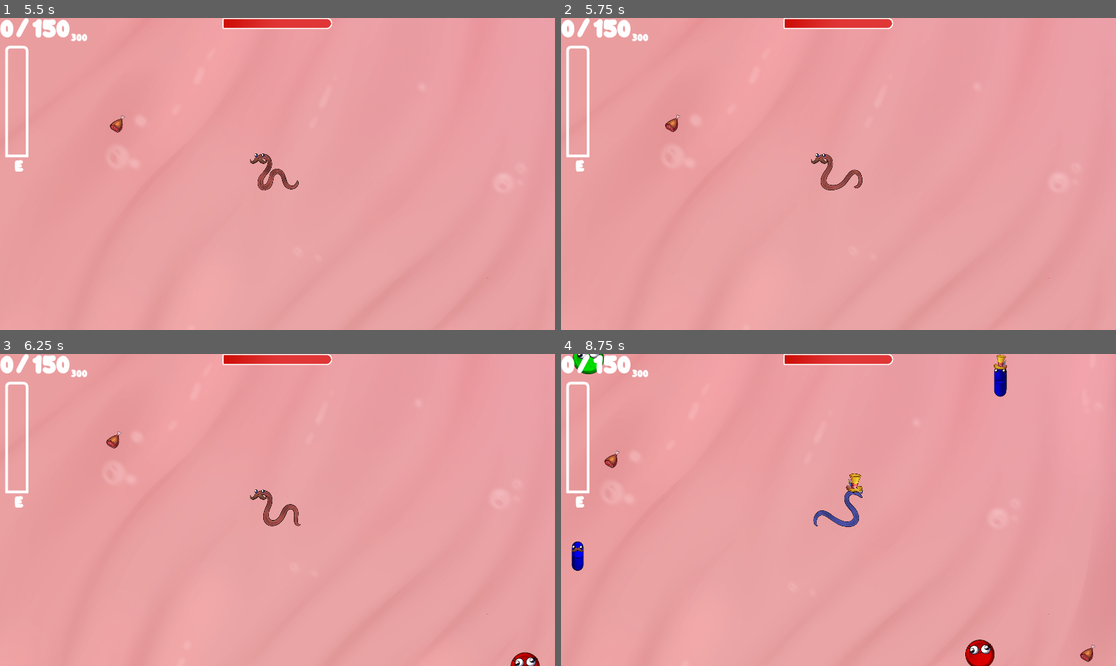
Above: before the commit, frames 1-4 (two rows, left to right).
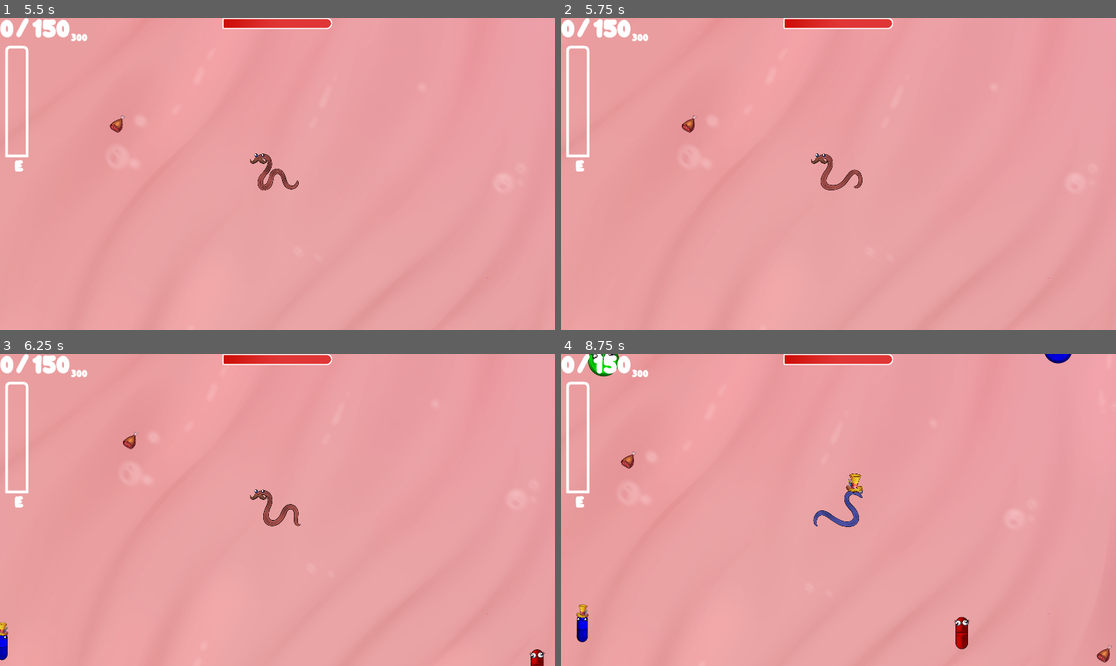
Above: after the commit, the same moments.

Repository: Arsen-PhylJoy/Godot-Wild-Jam-67-AY
Game: Godot game, scene res://levels/game/main_menu.tscn
Same seed, same stepped clock (60 frames per second), same inputs: the game is played once before the commit and once after it.
Inputs:
- Up to frame 1 (5.5 s): click "Play" at 0.5 s; hold D (Move_Right) 1.28-2.03 s; tap one key every 0.75 s from 1.35 s: E (ability_use) Shift (change_color) Space (change_silliness) E (ability_use) Shift (change_color) Space (change_silliness); hold S (Move_Down) 2.03-2.78 s; hold D (Move_Right) 2.78-3.53 s; hold W (Move_Up) 3.53-4.28 s; hold A (Move_Left) from 4.28 s (still down)
- Up to frame 2 (5.75 s): keep holding A (Move_Left)
- Up to frame 3 (6.25 s): release A (Move_Left) at 5.78 s; hold S (Move_Down) from 5.78 s (still down); tap E (ability_use) at 5.85 s
- Up to frame 4 (8.75 s): release S (Move_Down) at 6.53 s; hold D (Move_Right) 6.53-7.28 s; tap Shift (change_color) at 6.6 s; hold W (Move_Up) 7.28-8.03 s; tap Space (change_silliness) at 7.35 s; hold D (Move_Right) from 8.03 s (still down); tap E (ability_use) at 8.1 s

Frame 1 is identical in both runs. In frame 2, 0.2% of the frame differs, in the area x 18-91%, y 30-52%; in frame 3, 0.6%; in frame 4, 2.0%, in the area x 1-100%, y 0-100%.

Commit message:
Simple_balance

Diff:
--- a/levels/game/game_level.gd
+++ b/levels/game/game_level.gd
@@ -1,3 +1,4 @@
+class_name  GameLevel
 extends Node
 
 signal current_limit_changed(value:int)
--- a/scenes/player/player.tscn
+++ b/scenes/player/player.tscn
@@ -435,7 +435,7 @@
 
 [node name="Player" type="CharacterBody2D"]
 scale = Vector2(4, 4)
-collision_mask = 7
+collision_mask = 5
 script = ExtResource("1_pbwq4")
 
 [node name="Left" type="CollisionPolygon2D" parent="."]
@@ -533,7 +533,7 @@
 offset_left = -4.0
 offset_top = -5.0
 offset_right = 60.0
-offset_bottom = 151.742
+offset_bottom = 219.62
 grow_vertical = 2
 rotation = 1.5708
 pivot_offset = Vector2(-4.51, 3.595)
--- a/scripts/enemy_spawner.gd
+++ b/scripts/enemy_spawner.gd
@@ -3,7 +3,8 @@
 
 @export var player_ref: Player
 @export var allow_spawn_area: Area2D
-
+var enemies_to_spawn: int = 5
+var chance_to_spawn_speed_enemy: int = 1
 var enemies_ps: Array[PackedScene] = [  preload("res://scenes/enemy/medicines/medicine_1.tscn"),
 										preload("res://scenes/enemy/medicines/medicine_2.tscn"),
 										preload("res://scenes/enemy/medicines/medicine_3.tscn"),
@@ -18,6 +19,7 @@
 	_creation_timer.wait_time = 4.5
 	_creation_timer.start()
 	if _creation_timer.timeout.connect(create_enemies) : printerr("Fail: ",get_stack())
+	if (get_parent() as GameLevel).current_limit_changed.connect(_on_limit_changed) : printerr("Fail: ",get_stack())
 
 func create_enemies()->void:
 	if(!_can_create_enemies):
@@ -31,11 +33,13 @@
 func _spawm_enemies()->void:
 	if(player_ref == null):
 		return
-	for i: int in 5:
+	for i: int in enemies_to_spawn:
 		var enemy: Enemy = (enemies_ps.pick_random() as PackedScene).instantiate() as Enemy
 		$".".add_child(enemy)
 		enemy.rewarded.connect((%ComboLabels as ComboSys)._calculate)
 		enemy.global_position = generate_random_position_on_rectangle(get_window().size * randf_range(1.1,1.3))
+		if(randi_range(0,100) <= chance_to_spawn_speed_enemy):
+			enemy._speed*=2.5
 
 func generate_random_position_on_rectangle(size : Vector2)->Vector2:
 	var top_left: Vector2 = Vector2(player_ref.global_position.x - size.x/2, player_ref.global_position.y - size.y/2)
@@ -63,3 +67,9 @@
 		spawn_point.x = randf_range(spawn_pos_1.x,spawn_pos_2.x)
 		spawn_point.y = randf_range(spawn_pos_1.y,spawn_pos_2.y)
 	return Vector2(spawn_point)
+
+func _on_limit_changed(_value:int)->void:
+	if(chance_to_spawn_speed_enemy<=15):
+		chance_to_spawn_speed_enemy+=2
+	if(enemies_to_spawn<=8):
+		enemies_to_spawn+=1
